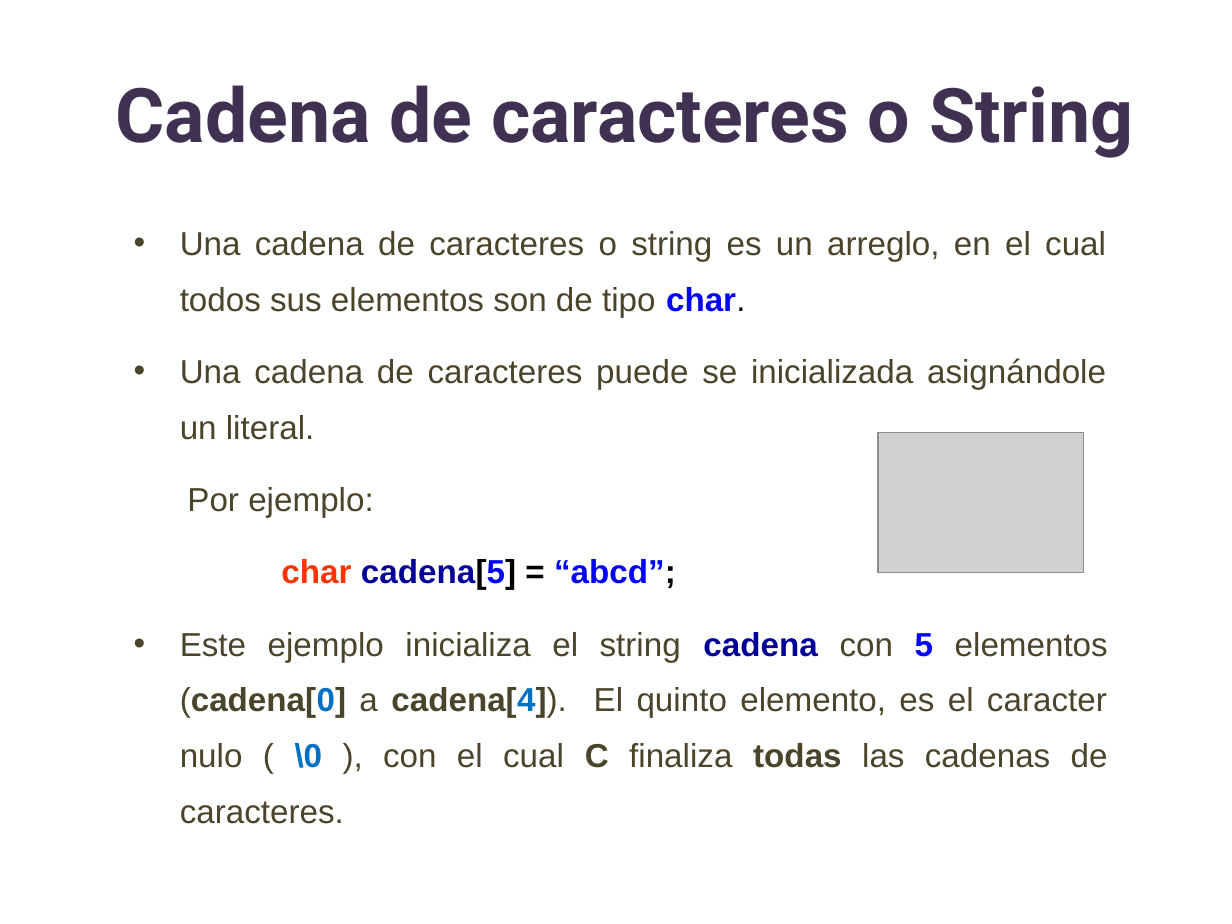
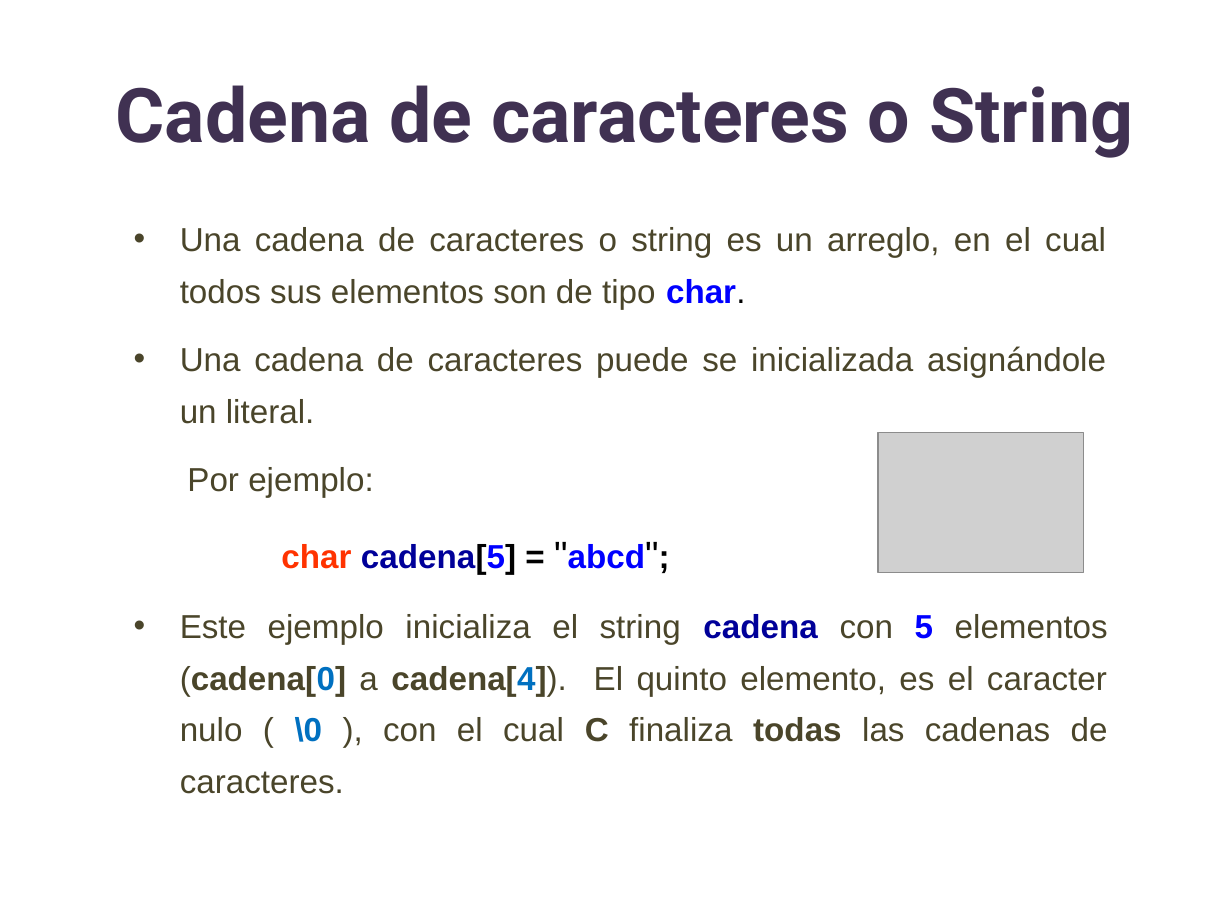
Before and after one commit to lizetheP/SolucionProblemas, a slide deck: slide 3 of CalendarioAgo20/Presentaciones/12_Cadenas.pptx. Drawn at 1232x924 pixels with LibreOffice and Linux fonts; fonts in the diff are those of the drawing; grey boxes stand for pictures. Boxes give left, top, right and bottom in pixels: in the first picture for what was removed or moved away, otherwise in the second. Text is boxed around its words. In the diff, an @@ line names an element or a change of style, - is before the commit and + after.

```diff
--- a/CalendarioAgo20/Presentaciones/12_Cadenas.pptx
+++ b/CalendarioAgo20/Presentaciones/12_Cadenas.pptx
@@ text at bbox=[180, 227, 1108, 794]: line spacing 1.4 to 1.3 @@
@@ text at bbox=[281, 544, 645, 575]: text changed; text colour #0000FF to #000099 @@
-char cadena[5] = “abcd”;
+char cadena[5] = "abcd";
```
Also in this commit, not shown: 10 other slides changed, 3 other files.
